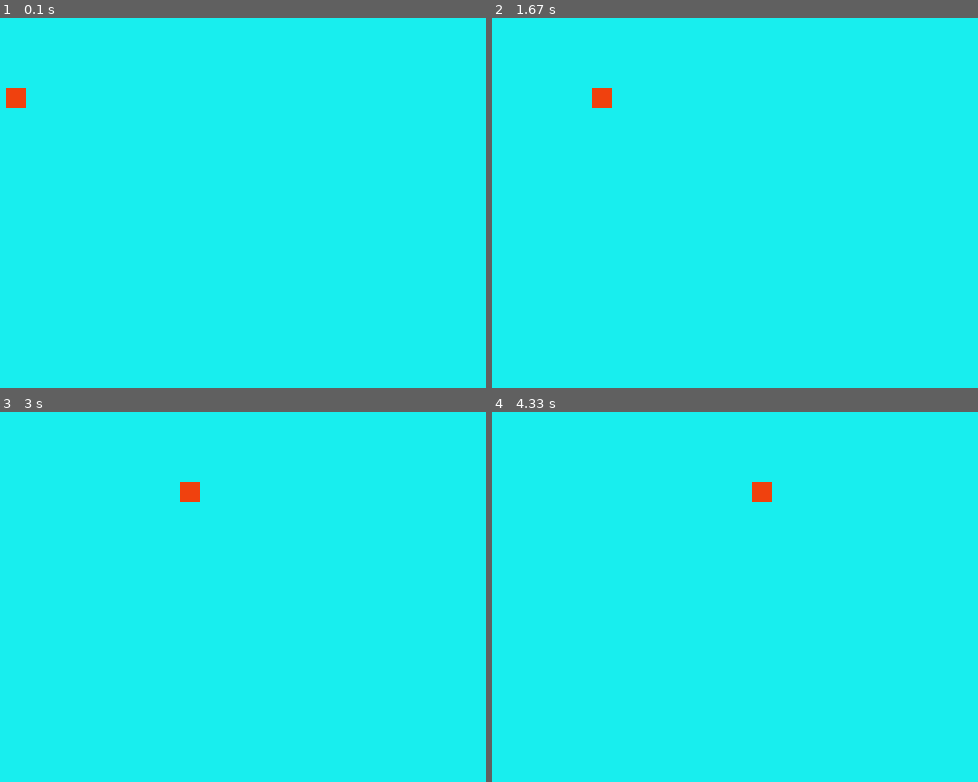
Above: before the commit, frames 1-4 (two rows, left to right).
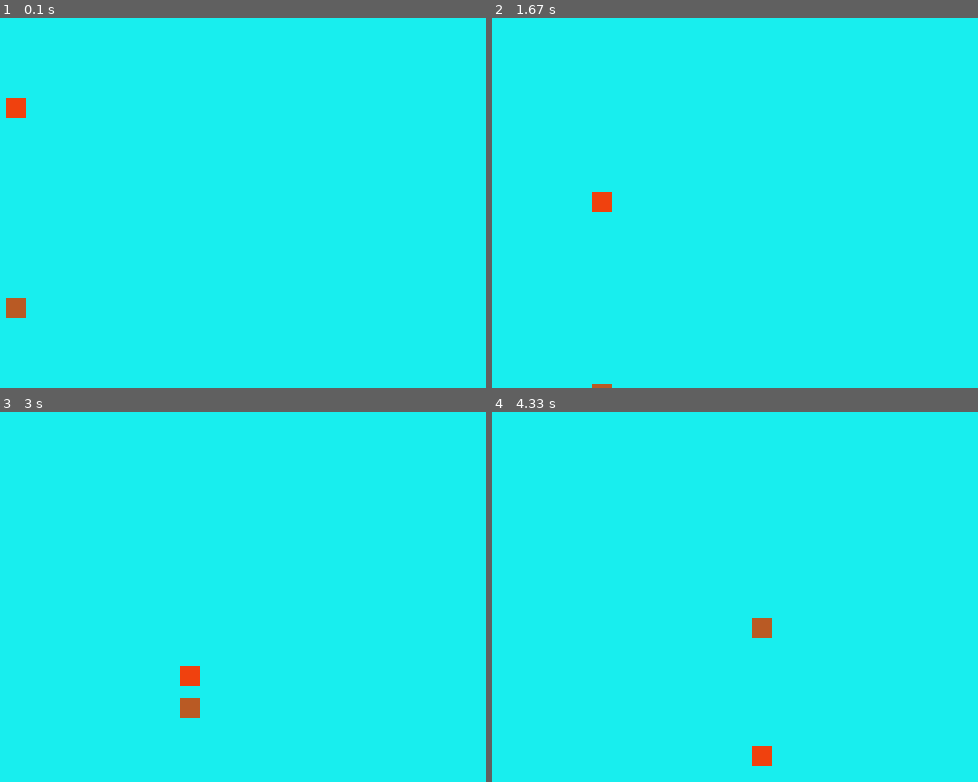
Above: after the commit, the same moments.

Repository: Juan4919/intro-pygame
Game: pygame game, started from main.py
Same seed, same stepped clock (60 frames per second), same inputs: the game is played once before the commit and once after it.
Inputs:
- Up to frame 1 (0.1 s): no input
- Up to frame 2 (1.67 s): no input
- Up to frame 3 (3 s): no input
- Up to frame 4 (4.33 s): no input

The runs differ from the first frame. In frame 1, 0.4% of the frame differs, in the area x 1-6%, y 18-82%; in frame 2, 0.5%; in frame 3, 0.7%, in the area x 37-42%, y 18-83%; in frame 4, 0.7%.

Commit message:
ultimos cambios con intro pygame

Diff:
--- a/main.py
+++ b/main.py
@@ -12,6 +12,12 @@
 x=0
 y=300
 vx=1
+vy=1
+
+x2=0
+y2=500
+vx2=1
+vy2=1
 while game_over:
 
     for eventos in pg.event.get():#capturo todos los eventos mientras se ejecuta el bucle
@@ -21,14 +27,27 @@
 
     pantalla.fill( ( 24, 238, 238) )#asignar un color a la pantalla
     x= x+vx
+    y = y+vy
+
+    x2= x2+vx2
+    y2 = y2+vy2
 
     if x == 800 or x==0:
         vx = vx*-1
+
+    if y == 600 or y ==0:
+        vy = vy*-1
+
+    if x2 == 800 or x2==0:
+        vx2 = vx2*-1
+
+    if y2 == 600 or y2 ==0:
+        vy2 = vy2*-1
+
     #y= y-1
     #la pantalla o sourface, color rgb, posiciones(posicionX, posicionY,tamañoX,tamañoY)
     pg.draw.rect( pantalla,( 240, 65, 14 ), (x,y,20,20)   )#dibujando el rectangulo
-
-
+    pg.draw.rect( pantalla,( 185, 90, 36 ), (x2,y2,20,20)   )
 
     pg.display.flip()#funcion para cargar toda la configuracion que va dentro de la pantalla
 
